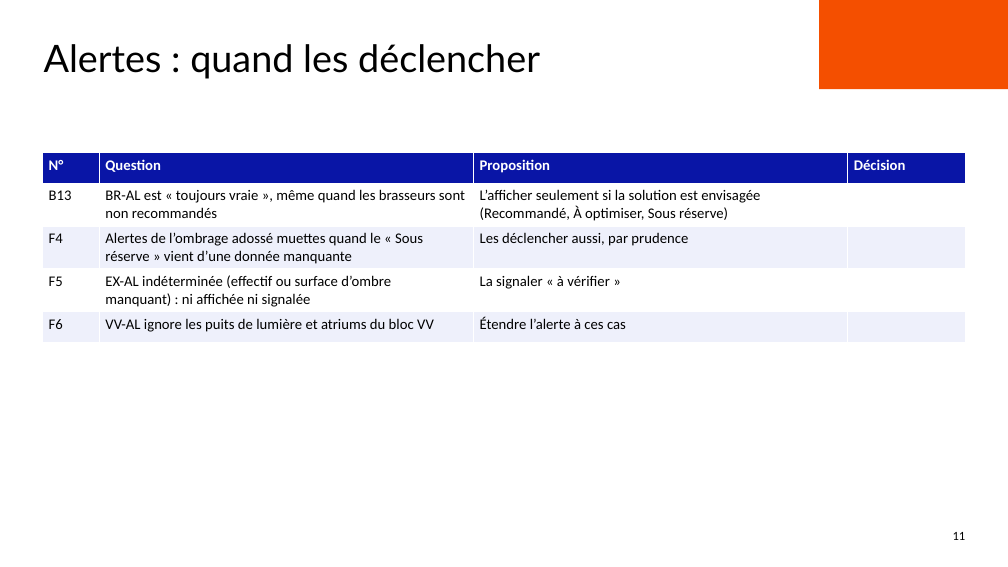
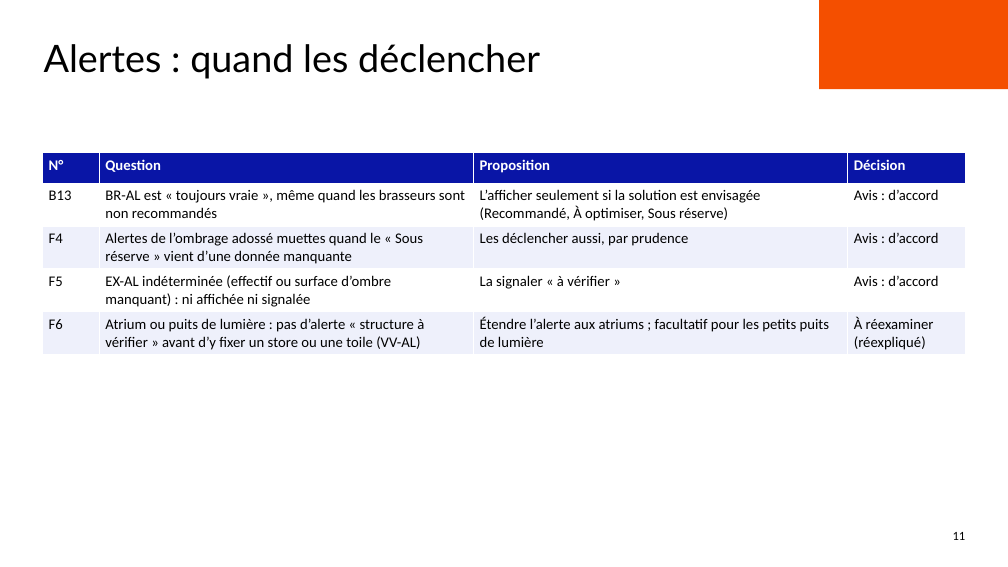
Before and after one commit to benjaminlallemand44/outilplancanicule_methodosurya, a slide deck: slide 11 of docs/presentation/Points_a_trancher_reunion.pptx. Drawn at 1008x567 pixels with LibreOffice and Linux fonts; fonts in the diff are those of the drawing; background and template pictures are left out. Boxes give left, top, right and bottom in pixels: in the first picture for what was removed or moved away, otherwise in the second. Text is boxed around its words. In the diff, an @@ line names an element or a change of style, - is before the commit and + after.

```diff
--- a/docs/presentation/Points_a_trancher_reunion.pptx
+++ b/docs/presentation/Points_a_trancher_reunion.pptx
@@ table at bbox=[42, 153, 965, 354] @@
-row 2, column 4: 
+row 2, column 4: Avis : d’accord
-row 3, column 4: 
+row 3, column 4: Avis : d’accord
-row 4, column 4: 
+row 4, column 4: Avis : d’accord
-row 5: F6 | VV-AL ignore les puits de lumière et atriums du bloc VV | Étendre l’alerte à ces cas | 
+row 5: F6 | Atrium ou puits de lumière : pas d’alerte « structure à vérifier » avant d’y fixer un store ou une toile (VV-AL) | Étendre l’alerte aux atriums ; facultatif pour les petits puits de lumière | À réexaminer (réexpliqué)
```
Also in this commit, not shown: 7 other slides changed, 4 other files.
